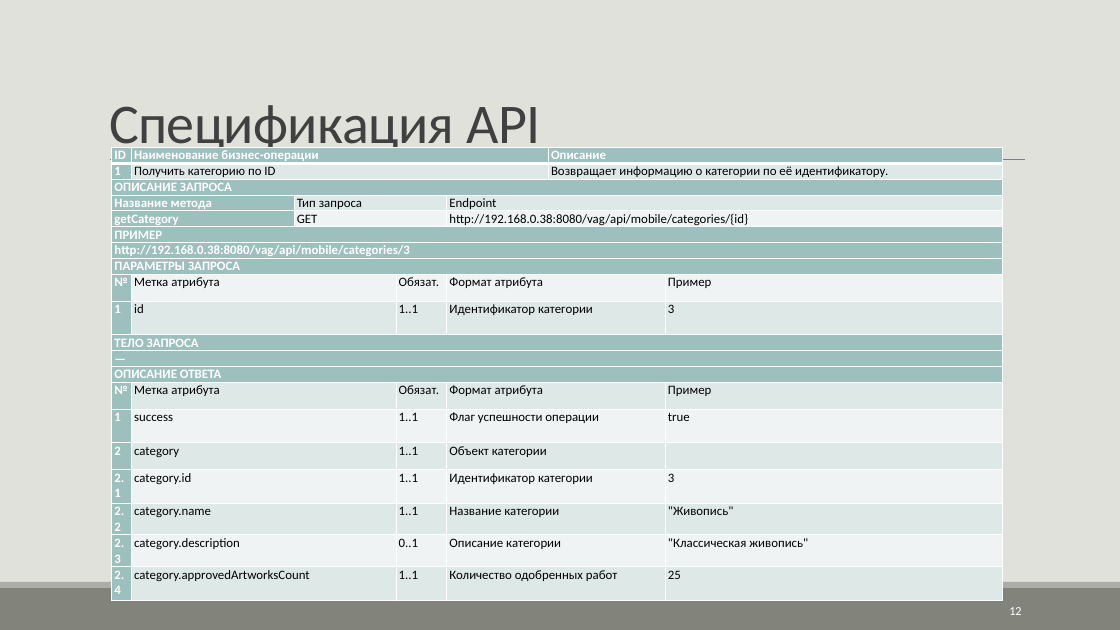
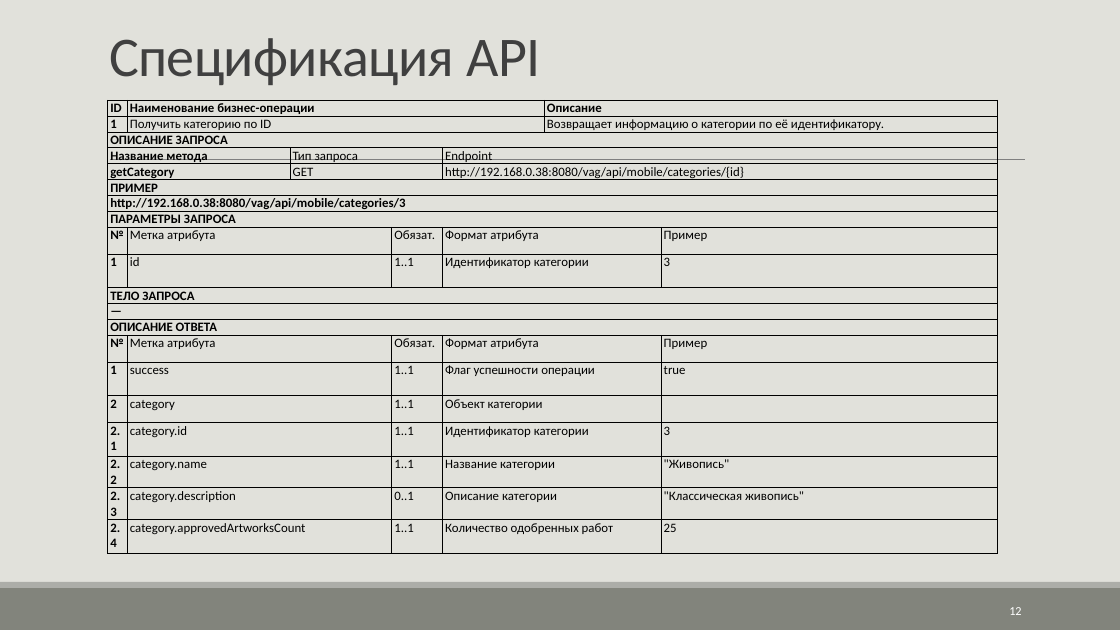
Before and after one commit to MaryZhminkovskaya/VAG_Mobile, a slide deck: slide 12 of Документы/ИСТ122_ТРМП_КП_Презентация_Жминьковская.pptx. Drawn at 1120x630 pixels with LibreOffice and Linux fonts; fonts in the diff are those of the drawing. Boxes give left, top, right and bottom in pixels: in the first picture for what was removed or moved away, otherwise in the second. Text is boxed around its words. In the diff, an @@ line names an element or a change of style, - is before the commit and + after.

```diff
--- a/Документы/ИСТ122_ТРМП_КП_Презентация_Жминьковская.pptx
+++ b/Документы/ИСТ122_ТРМП_КП_Презентация_Жминьковская.pptx
@@ title "Спецификация API" rewrapped from [109, 105, 541, 157] to [109, 38, 541, 85] @@
@@ table at [108, 100, 998, 551] @@
@@ fill #9DBFBE to none in 22 cells @@
@@ fill #DFE8E8 to none in 23 cells @@
@@ fill #EFF4F4 to none in 18 cells @@
@@ text colour #FFFFFF to #000000 in "ID", "Наименование бизнес-операции", "Описание", "1" and 18 more places @@
@@ borders changed @@
@@ table: place and size @@
-table at [112, 147, 1002, 598]
+table at [108, 100, 998, 551]
```
Also in this commit, not shown: 1 other slide changed, 5 other files.
